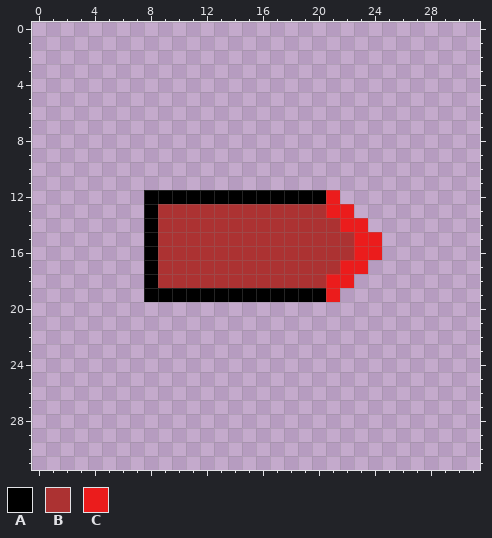
Two versions of one pixel-art file, games/ephrais-and-gorgander/resources/images/bullet_001.aseprite. Above, as it was before the edit.
32x32 pixels, 1 frame.
Palette (. is transparent): A #000000  B #ac3232  C #eb1c1c
Pixels before, first column x 8:
12 AAAAAAAAAAAAAC...
13 ABBBBBBBBBBBBCC..
14 ABBBBBBBBBBBBBCC.
15 ABBBBBBBBBBBBBBCC
16 ABBBBBBBBBBBBBBCC
17 ABBBBBBBBBBBBBCC.
18 ABBBBBBBBBBBBCC..
19 AAAAAAAAAAAAAC...
Now the later version:
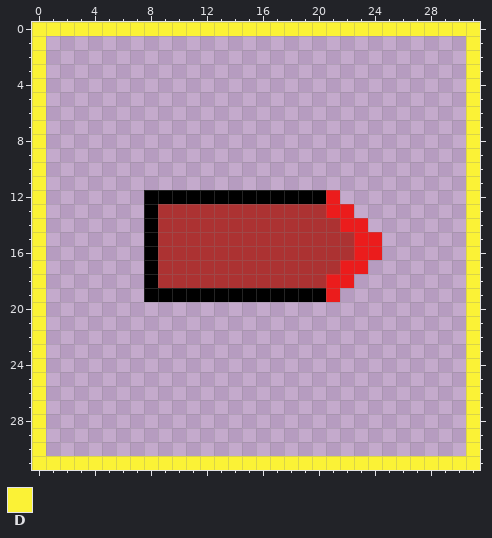
Colours new in this view: D #fbf236
Change:
Colour D is added in row 0 at x 0 to 31; in rows 1 to 30 at x 0 and 31; in row 31 at x 0 to 31.
Pixel boxes of the changes (left, top, right, bottom) in both pictures:
added: (32, 22, 480, 470)
